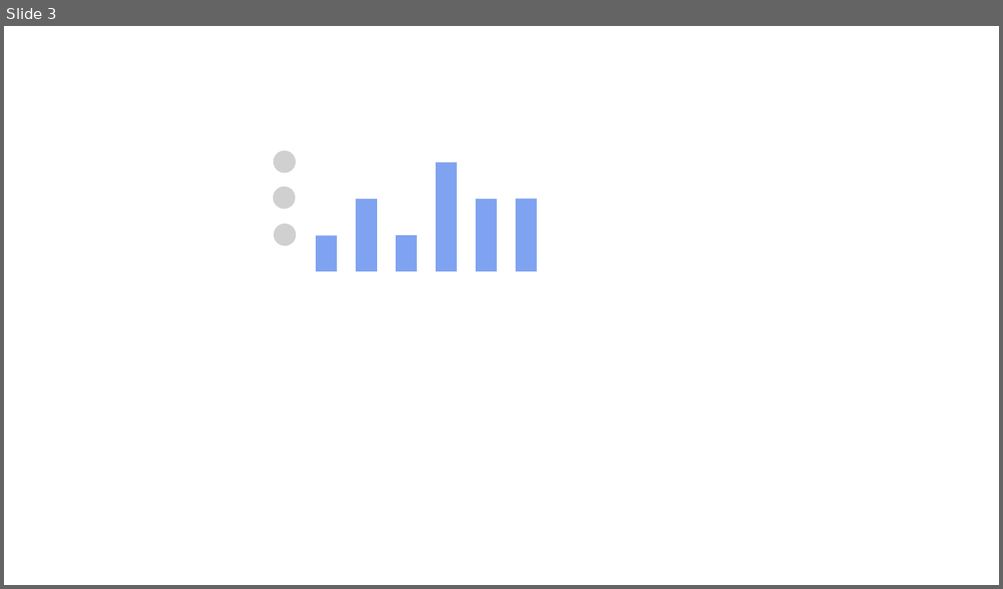
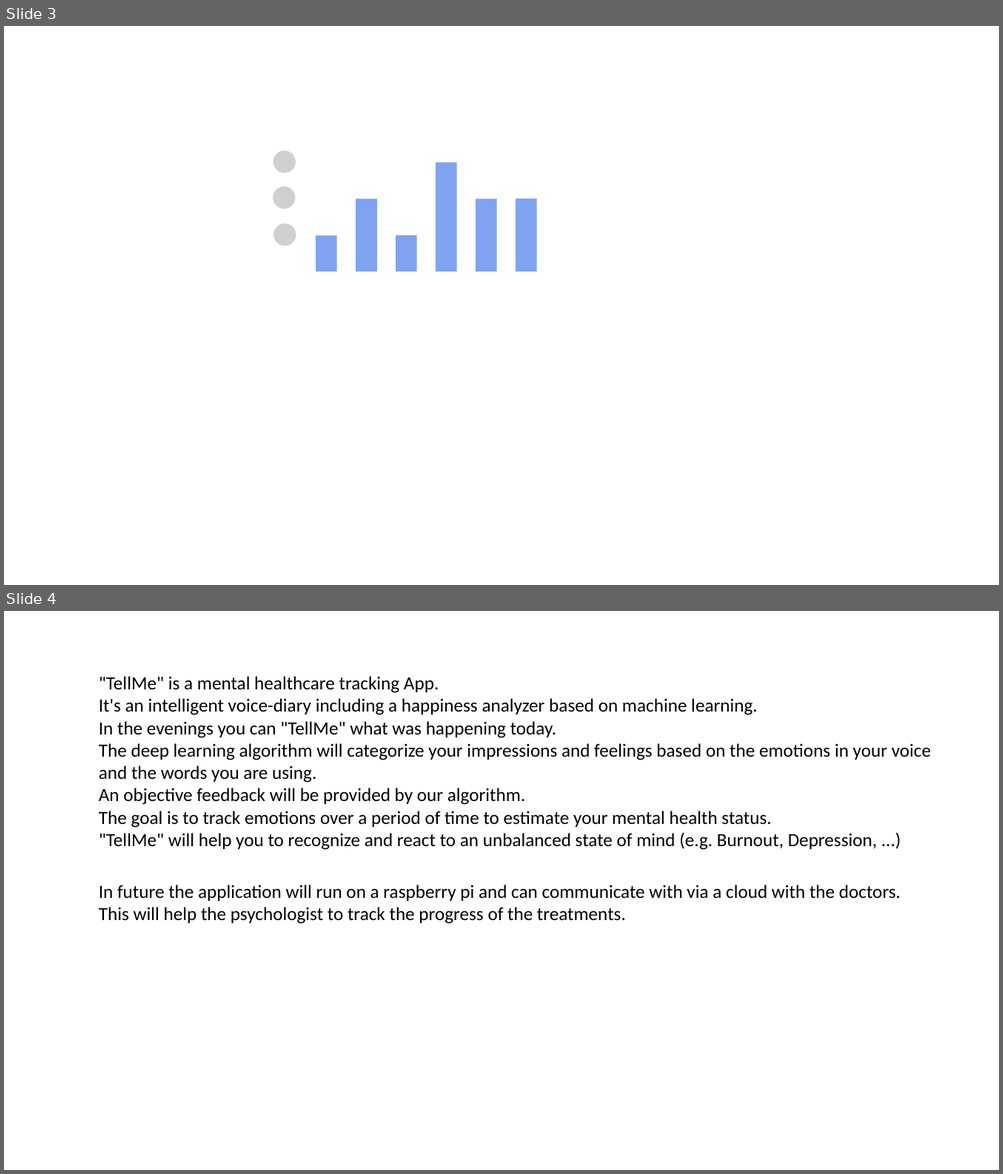
Before and after one commit to SimonPiep/HappyMemories, a slide deck: HappyMemories/Presentation/TellMe.pptx. Shown one above the other, each under a label of ours: slide 3 before the commit, slides 3 and 4 after it. The pictures are 1003x589 and 1003x1174 pixels, drawn with LibreOffice and Linux fonts; fonts in the diff are those of the drawing; grey boxes stand for pictures. Boxes give left, top, right and bottom in pixels: in the first picture for what was removed or moved away, otherwise in the second. Text is boxed around its words. In the diff, an @@ line names an element or a change of style, - is before the commit and + after.

```diff
--- a/HappyMemories/Presentation/TellMe.pptx
+++ b/HappyMemories/Presentation/TellMe.pptx
@@ slide 4 added at (x1=4, y1=611, x2=999, y2=1170), background #FFFFFF @@
@@ text added at (x1=99, y1=676, x2=930, y2=850), 18 pt, text #000000 @@
+"TellMe" is a mental healthcare tracking App.
+It's an intelligent voice-diary including a happiness analyzer based on machine learning.
+In the evenings you can "TellMe" what was happening today.
+The deep learning algorithm will categorize your impressions and feelings based on the emotions in your voice and the words you are using.
+An objective feedback will be provided by our algorithm.
+The goal is to track emotions over a period of time to estimate your mental health status.
+"TellMe" will help you to recognize and react to an unbalanced state of mind (e.g. Burnout, Depression, ...)
@@ text added at (x1=99, y1=885, x2=900, y2=924), 18 pt, text #000000 @@
+In future the application will run on a raspberry pi and can communicate with via a cloud with the doctors. This will help the psychologist to track the progress of the treatments.
```
Also in this commit, not shown: 2 slides changed, 1 other file.
